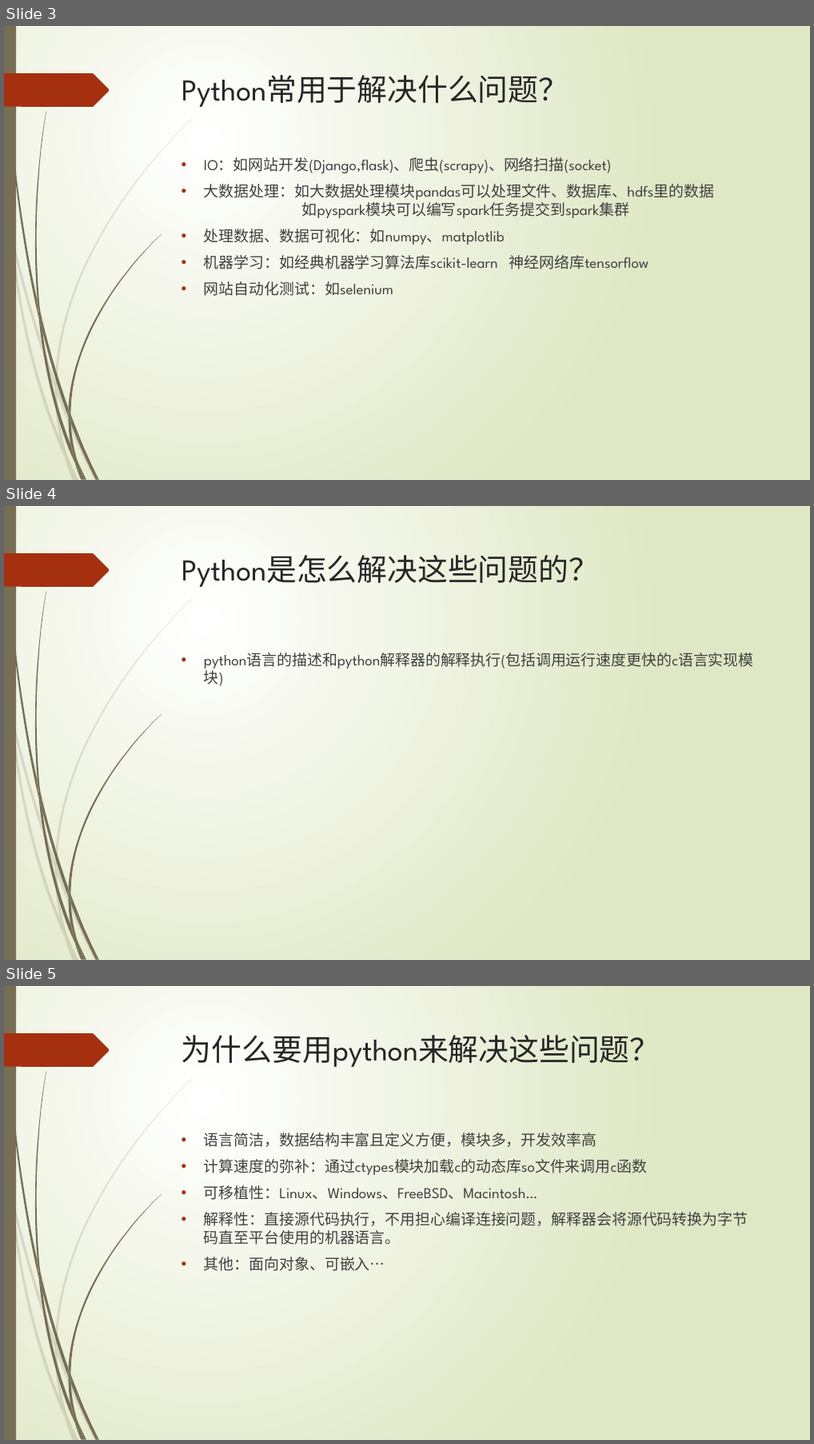
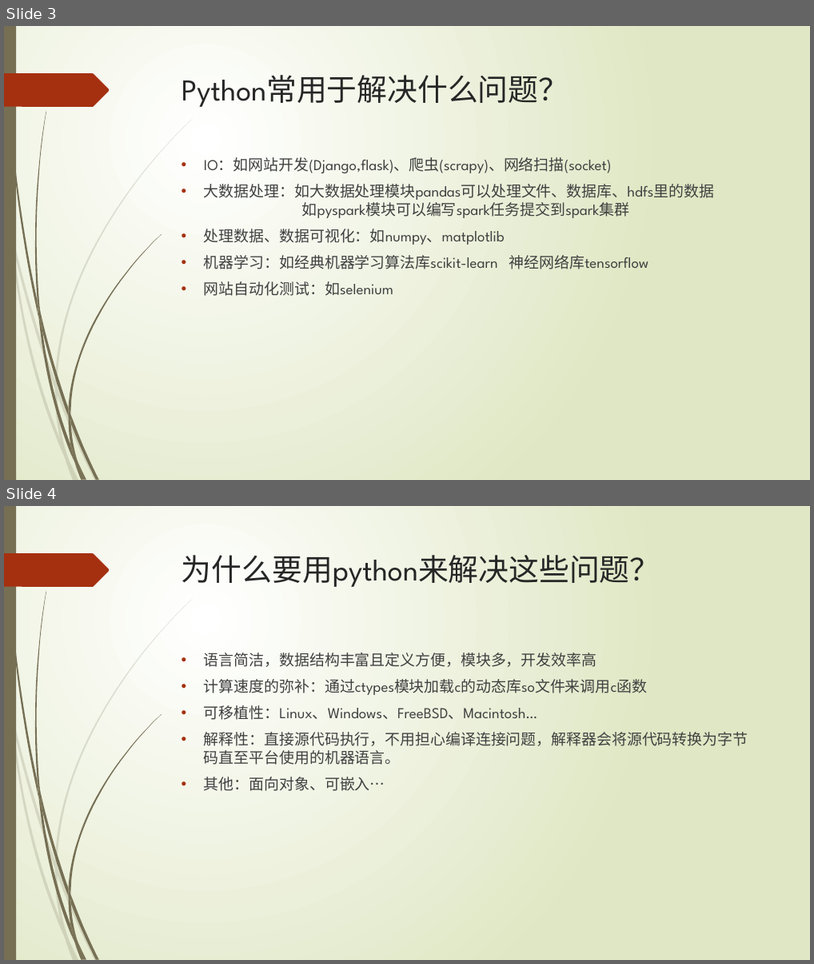
Before and after one commit to lspgithublxh/document, a slide deck: 编程语言/python/Python基础入门知识分享.pptx. Shown one above the other, each under a label of ours: slides 3, 4 and 5 before the commit, slides 3 and 4 after it. The pictures are 814x1444 and 814x964 pixels, drawn with LibreOffice and Linux fonts; fonts in the diff are those of the drawing. Boxes give left, top, right and bottom in pixels: in the first picture for what was removed or moved away, otherwise in the second. Text is boxed around its words. In the diff, an @@ line names an element or a change of style, - is before the commit and + after.

Commit message:
python补充

```diff
--- a/编程语言/python/Python基础入门知识分享.pptx
+++ b/编程语言/python/Python基础入门知识分享.pptx
@@ slide 4 removed at bbox=[4, 506, 810, 960], background gradient #FFFFFF to #DFE8C4; not listed: 24 template elements that a slide beside it also shows @@
@@ title removed at bbox=[182, 555, 599, 587] @@
-Python是怎么解决这些问题的？
@@ text removed at bbox=[204, 649, 754, 670] @@
-• python语言的描述和python解释器的解释执行(包括调用运行速度更快的c语言实现模块)
@@ what was slide 5 is now slide 4 @@
```
